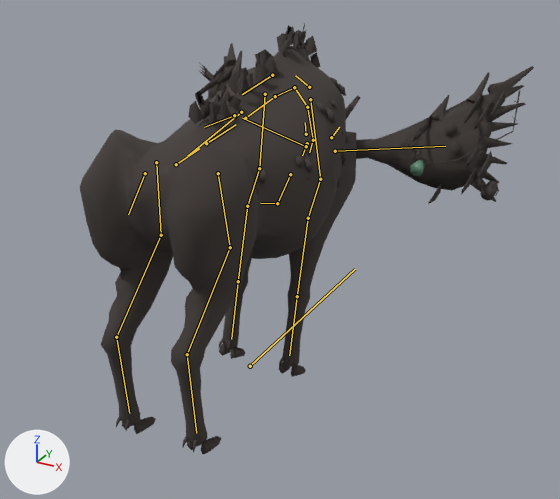
A saved change to the glTF model content/art/models/moose.lod1.glb.
Before and after are seen from a 50 mm camera at (2.84, -4.33, 3.52) aimed at (0.18, 0.49, 1.11). Arrows for +X, +Y and +Z are at lower left; the lights stay in place. The older version comes first. Both versions are drawn at frame 20 of the action 'ram'; the numbers are the values there. The bones that change, and the others that lie on the model, are drawn over the model as lines.

In view in the first picture: 'ears', 'hooves', 'junk', 'rack', 'ridge', 'sacs', 'skin', 'velvet'.
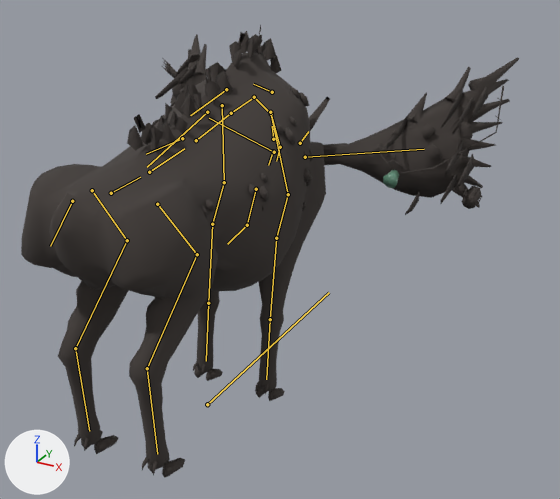
Boxes [x1, y1, x2, y2] around the edits, measured in the pictures (560 x 499 px):
```json
{"object": "skin", "change": "posed", "before": [80, 46, 357, 447], "after": [21, 52, 326, 469], "on screen": "10% wider"}
{"object": "rack", "change": "posed", "before": [216, 43, 534, 202], "after": [180, 34, 519, 208], "on screen": "7% wider, 9% taller"}
{"object": "ridge", "change": "posed", "before": [188, 24, 320, 124], "after": [127, 25, 281, 151], "on screen": "17% wider, 26% taller"}
{"object": "velvet", "change": "posed", "before": [195, 62, 505, 204], "after": [155, 56, 488, 215], "on screen": "7% wider, 12% taller"}
{"object": "hooves", "change": "posed", "before": [116, 339, 306, 454], "after": [74, 362, 285, 478], "on screen": "11% wider"}
{"object": "junk", "change": "posed", "before": [198, 63, 521, 201], "after": [162, 59, 504, 209], "on screen": "9% taller"}
{"object": "sacs", "change": "posed", "before": [209, 77, 349, 196], "after": [152, 87, 313, 219], "on screen": "15% wider, 11% taller"}
{"object": "ears", "change": "posed", "before": [346, 95, 360, 119], "after": [309, 97, 330, 131], "on screen": "mostly hidden"}
{"bone": "root", "before": "(250, 366) to (355, 269)", "after": "(207, 404) to (329, 292)"}
{"bone": "pelvis", "before": "(176, 164) to (199, 148)", "after": "(111, 193) to (140, 177)"}
{"bone": "spine_01", "before": "(206, 143) to (236, 124)", "after": "(149, 172) to (184, 148)"}
{"bone": "spine_02", "before": "(245, 118) to (275, 96)", "after": "(196, 140) to (231, 113)"}
{"bone": "chest", "before": "(275, 96) to (292, 88)", "after": "(231, 113) to (251, 99)"}
{"bone": "head", "before": "(313, 140) to (309, 152)", "after": "(280, 147) to (276, 161)"}
{"bone": "bell_01", "before": "(290, 174) to (277, 203)", "after": "(256, 189) to (247, 225)"}
{"bone": "bell_02", "before": "(277, 203) to (260, 203)", "after": "(247, 225) to (227, 244)"}
{"bone": "thigh_r", "before": "(218, 173) to (230, 247)", "after": "(157, 204) to (197, 254)"}
{"bone": "calf_r", "before": "(230, 247) to (187, 354)", "after": "(197, 254) to (147, 368)"}
{"bone": "thigh_l", "before": "(156, 162) to (161, 235)", "after": "(92, 190) to (127, 240)"}
{"bone": "calf_l", "before": "(161, 235) to (116, 337)", "after": "(127, 240) to (75, 348)"}
```

Edits to the scene script, one JSON object a line:
```json
{"block": "bone_root", "where": "bone_root = bpy.data.objects['SK_Moose'].pose.bones['root']"}
{"op": "set", "path": "bone_root.location", "old": "(0.0, 0.322, 0.093)", "new": "(0.0, -0.3, 0.096)"}
{"block": "bone_pelvis", "where": "bone_pelvis = bpy.data.objects['SK_Moose'].pose.bones['pelvis']  # child of 'root'"}
{"op": "set", "path": "bone_pelvis.rotation_quaternion", "old": "(1.0, -0.001, 0.0, 0.0)", "new": "(0.999, -0.035, 0.0, 0.0)", "note": "degrees (0, 0, 0) -> degrees (-4, 0, 0)"}
{"block": "bone_spine_01", "where": "bone_spine_01 = bpy.data.objects['SK_Moose'].pose.bones['spine_01']  # child of 'pelvis'"}
{"op": "set", "path": "bone_spine_01.rotation_quaternion", "old": "(1.0, -0.016, 0.0, 0.0)", "new": "(1.0, 0.026, 0.0, 0.0)", "note": "degrees (-2, 0, 0) -> degrees (3, 0, 0)"}
{"block": "bone_spine_02", "where": "bone_spine_02 = bpy.data.objects['SK_Moose'].pose.bones['spine_02']  # child of 'spine_01'"}
{"op": "set", "path": "bone_spine_02.rotation_quaternion", "old": "(0.999, -0.043, 0.0, 0.0)", "new": "(1.0, -0.026, 0.0, 0.0)", "note": "degrees (-5, 0, 0) -> degrees (-3, 0, 0)"}
{"block": "bone_chest", "where": "bone_chest = bpy.data.objects['SK_Moose'].pose.bones['chest']  # child of 'spine_02'"}
{"op": "set", "path": "bone_chest.rotation_quaternion", "old": "(0.996, -0.086, 0.0, 0.0)", "new": "(0.999, -0.052, 0.0, 0.0)", "note": "degrees (-10, 0, 0) -> degrees (-6, 0, 0)"}
{"block": "bone_head", "where": "bone_head = bpy.data.objects['SK_Moose'].pose.bones['head']  # child of 'neck_02'"}
{"op": "set", "path": "bone_head.rotation_quaternion", "old": "(0.962, -0.275, 0.0, 0.0)", "new": "(0.956, -0.292, 0.0, 0.0)", "note": "degrees (-32, 0, 0) -> degrees (-34, 0, 0)"}
{"block": "bone_bell_01", "where": "bone_bell_01 = bpy.data.objects['SK_Moose'].pose.bones['bell_01']  # child of 'neck_02'"}
{"op": "set", "path": "bone_bell_01.rotation_quaternion", "old": "(0.996, -0.092, 0.0, 0.0)", "new": "(1.0, 0.031, 0.0, 0.0)", "note": "degrees (-11, 0, 0) -> degrees (4, 0, 0)"}
{"block": "bone_bell_02", "where": "bone_bell_02 = bpy.data.objects['SK_Moose'].pose.bones['bell_02']  # child of 'bell_01'"}
{"op": "set", "path": "bone_bell_02.rotation_quaternion", "old": "(0.883, -0.47, 0.0, 0.0)", "new": "(0.915, -0.404, 0.0, 0.0)", "note": "degrees (-56, 0, 0) -> degrees (-48, 0, 0)"}
{"block": "bone_thigh_r", "where": "bone_thigh_r = bpy.data.objects['SK_Moose'].pose.bones['thigh_r']  # child of 'pelvis'"}
{"op": "set", "path": "bone_thigh_r.rotation_quaternion", "old": "(0.987, -0.163, -0.009, -0.006)", "new": "(0.993, 0.122, 0.007, 0.004)", "note": "degrees (-19, -1, 0) -> degrees (14, 1, 1)"}
{"block": "bone_calf_r", "where": "bone_calf_r = bpy.data.objects['SK_Moose'].pose.bones['calf_r']  # child of 'thigh_r'"}
{"op": "set", "path": "bone_calf_r.rotation_quaternion", "old": "(0.997, 0.079, 0.0, 0.0)", "new": "(0.982, -0.191, 0.0, 0.0)", "note": "degrees (9, 0, 0) -> degrees (-22, 0, 0)"}
{"block": "bone_thigh_l", "where": "bone_thigh_l = bpy.data.objects['SK_Moose'].pose.bones['thigh_l']  # child of 'pelvis'"}
{"op": "set", "path": "bone_thigh_l.rotation_quaternion", "old": "(0.981, -0.196, 0.011, 0.007)", "new": "(0.995, 0.104, -0.006, -0.004)", "note": "degrees (-23, 1, 1) -> degrees (12, -1, 0)"}
{"block": "bone_calf_l", "where": "bone_calf_l = bpy.data.objects['SK_Moose'].pose.bones['calf_l']  # child of 'thigh_l'"}
{"op": "set", "path": "bone_calf_l.rotation_quaternion", "old": "(0.994, 0.112, 0.0, 0.0)", "new": "(0.985, -0.174, 0.0, 0.0)", "note": "degrees (13, 0, 0) -> degrees (-20, 0, 0)"}
```
